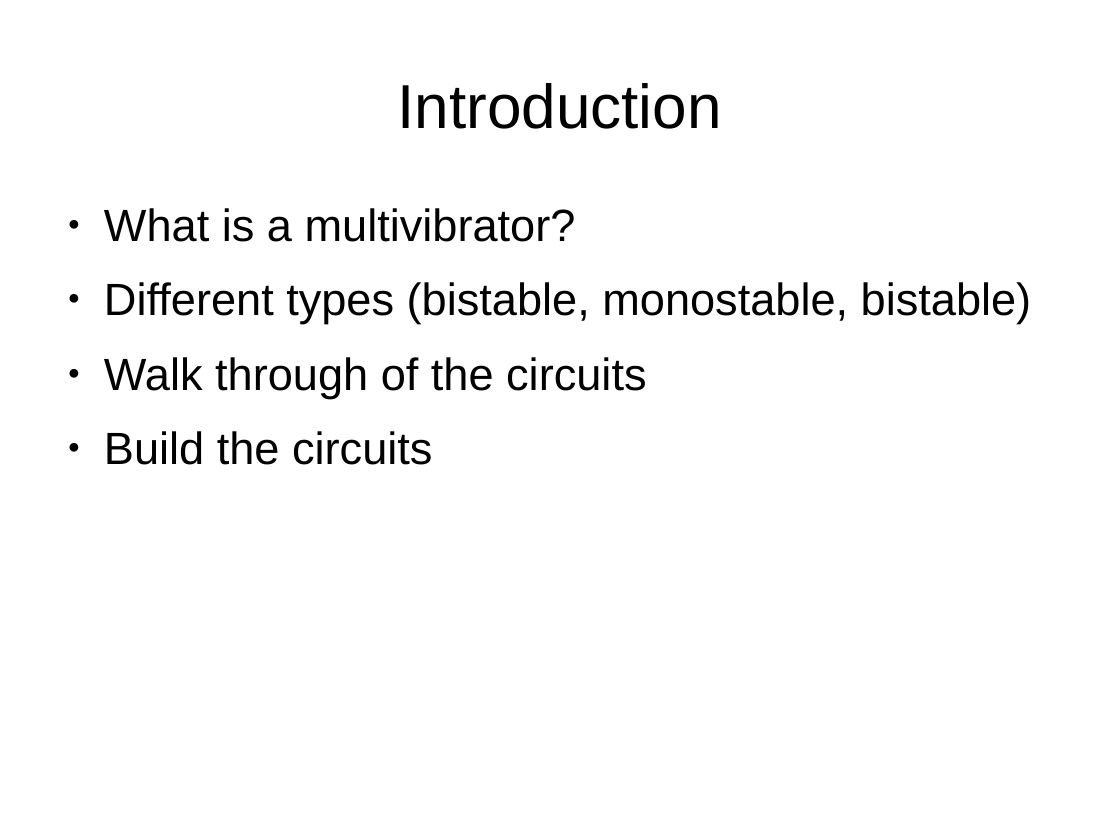
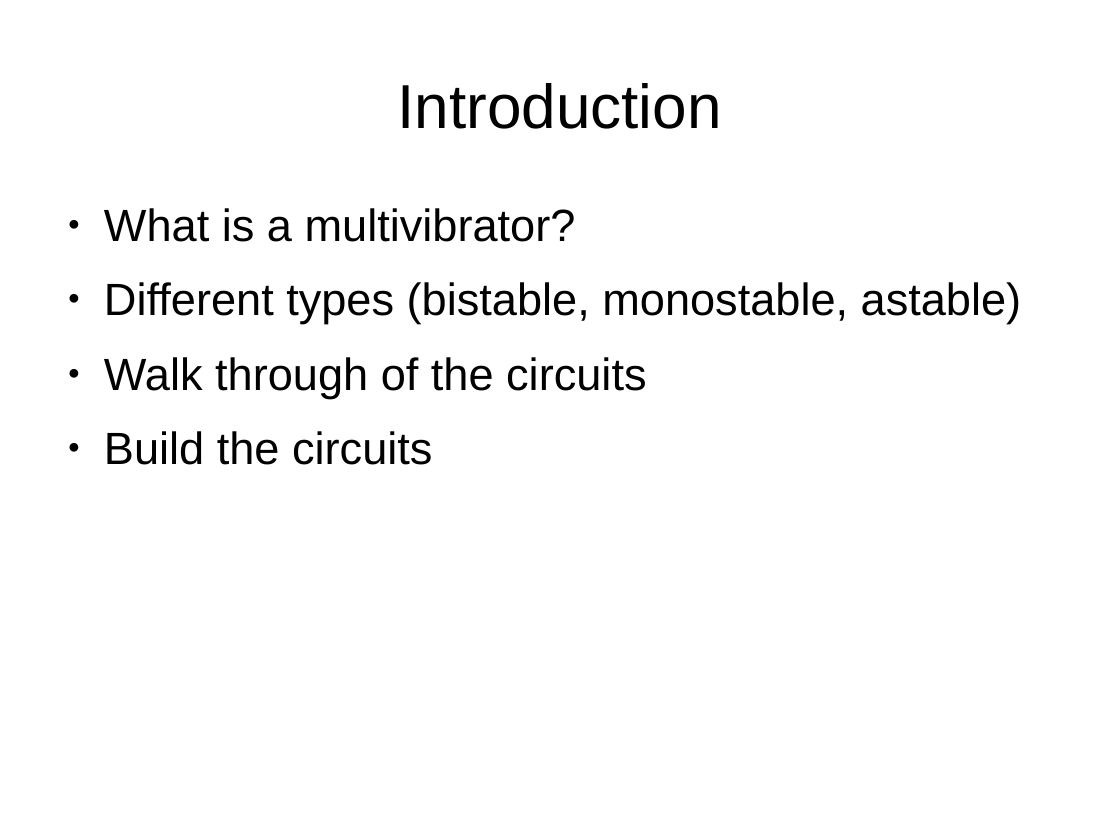
Before and after one commit to swarren/presentations, a slide deck: slide 2 of lcs-multivibrators/lcs-multivibrators.odp. Drawn at 1120x840 pixels with LibreOffice and Linux fonts; fonts in the diff are those of the drawing; background and template pictures are left out. Boxes give left, top, right and bottom in pixels: in the first picture for what was removed or moved away, otherwise in the second. Text is boxed around its words. In the diff, an @@ line names an element or a change of style, - is before the commit and + after.

```diff
--- a/lcs-multivibrators/lcs-multivibrators.odp
+++ b/lcs-multivibrators/lcs-multivibrators.odp
@@ text at [104,282,1022,324]: text changed @@
-● Different types (bistable, monostable, bistable)
+● Different types (bistable, monostable, astable)
```
Also in this commit, not shown: 2 other slides changed, 5 other files.
